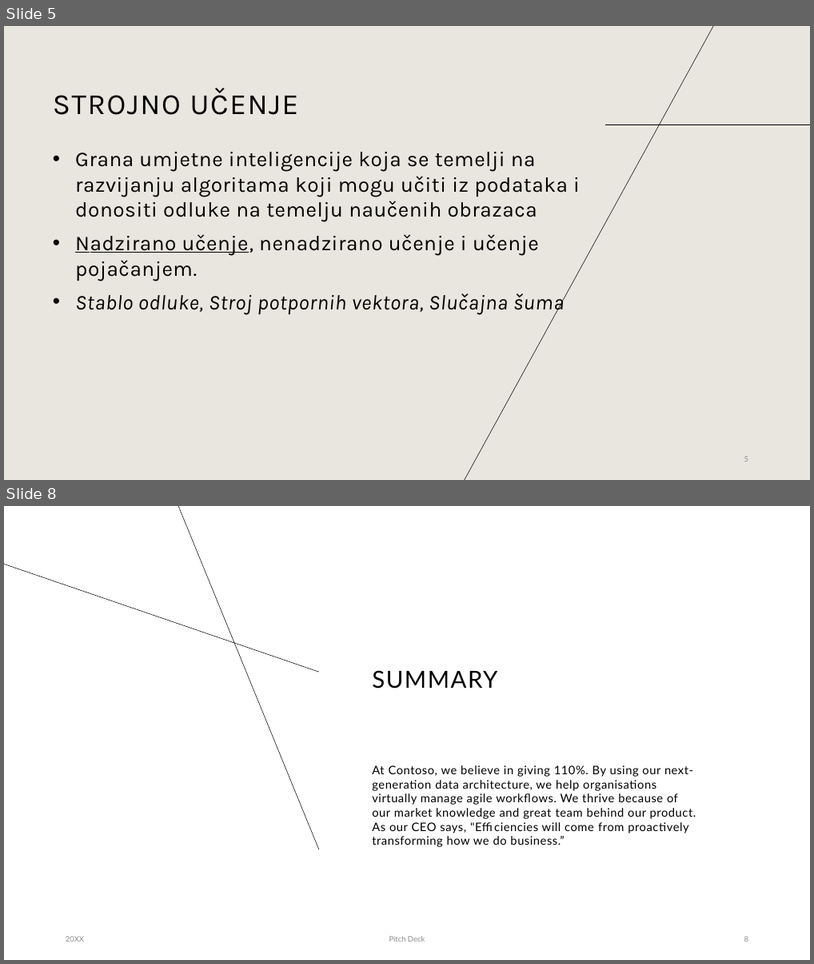
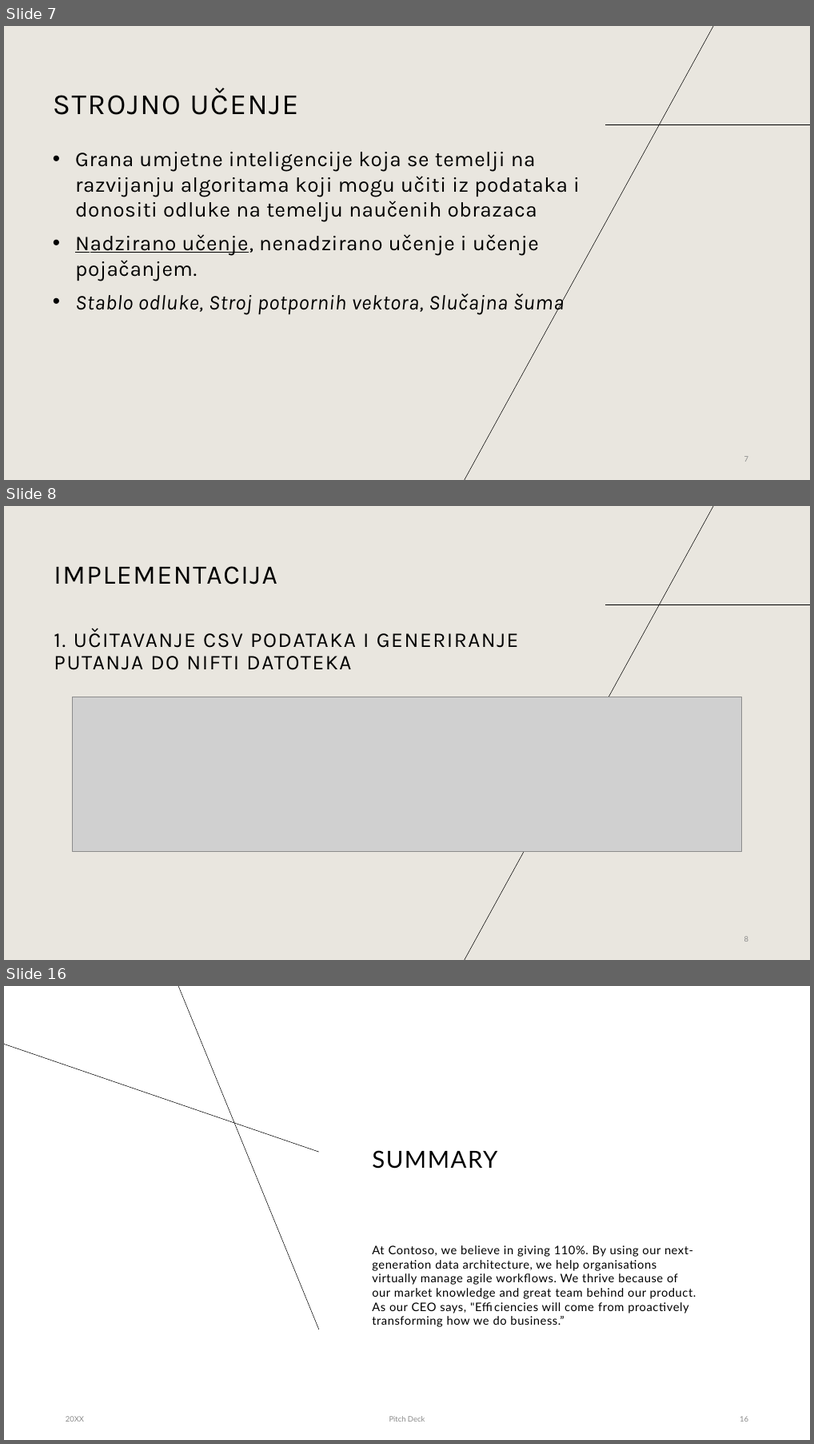
Before and after one commit to bpetra1/ML-Alzheimer-BrainMRI-Classification, a slide deck: prezentacija/ML_Alzheimer.pptx. Shown one above the other, each under a label of ours: slides 5 and 8 before the commit, slides 7, 8 and 16 after it; the slides between them are not shown. The pictures are 814x964 and 814x1444 pixels, drawn with LibreOffice and Linux fonts; fonts in the diff are those of the drawing; grey boxes stand for pictures. Boxes give left, top, right and bottom in pixels: in the first picture for what was removed or moved away, otherwise in the second. Text is boxed around its words. In the diff, an @@ line names an element or a change of style, - is before the commit and + after.

```diff
--- a/prezentacija/ML_Alzheimer.pptx
+++ b/prezentacija/ML_Alzheimer.pptx
@@ slide 8 added at (4, 506, 810, 960), background #E9E6DF; not listed: 2 template elements that a slide beside it also shows @@
@@ text added at (54, 566, 277, 584), 32 pt, text #000000 @@
+IMPLEMENTACIJA
@@ title added at (54, 628, 519, 670), 25 pt, text #000000 @@
+1. UČITAVANJE CSV PODATAKA I GENERIRANJE PUTANJA DO NIFTI DATOTEKA
@@ picture added at (72, 697, 742, 852) @@
@@ page number added at (745, 936, 749, 941), 9 pt, text #8C8C8C @@
+8
@@ what was slide 5 is now slide 7 @@
@@ page number at (745, 456, 749, 461): text changed @@
-5
+7
@@ what was slide 8 is now slide 16 @@
@@ page number at (740, 1416, 749, 1421): text changed @@
-8
+16
```
Also in this commit, not shown: 1 slide changed, 8 other slides added, 1 slide removed, 1 other file.
